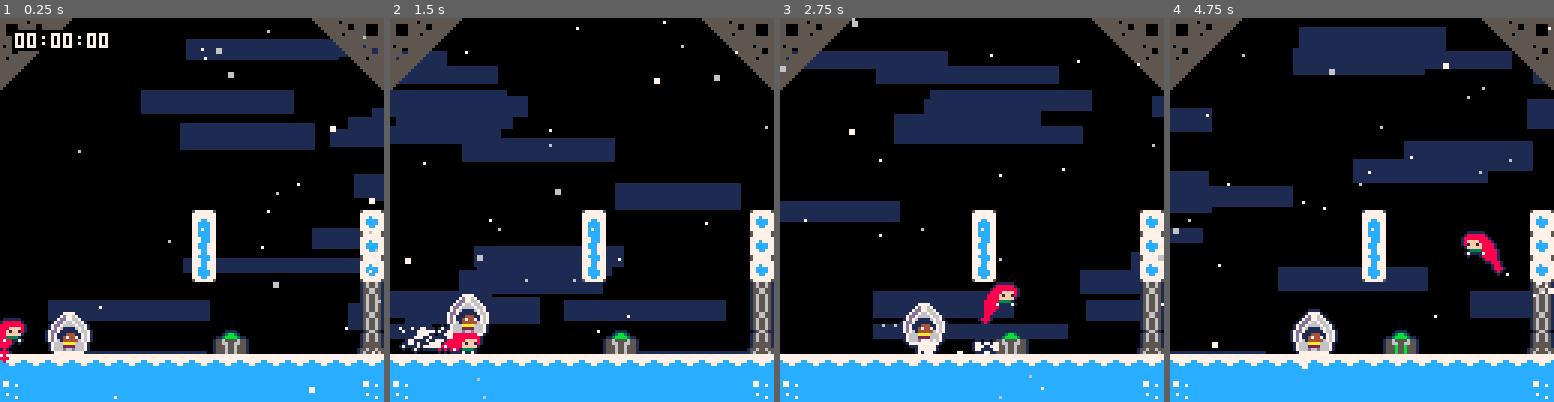
Above: before the commit, frames 1-4 (left to right).
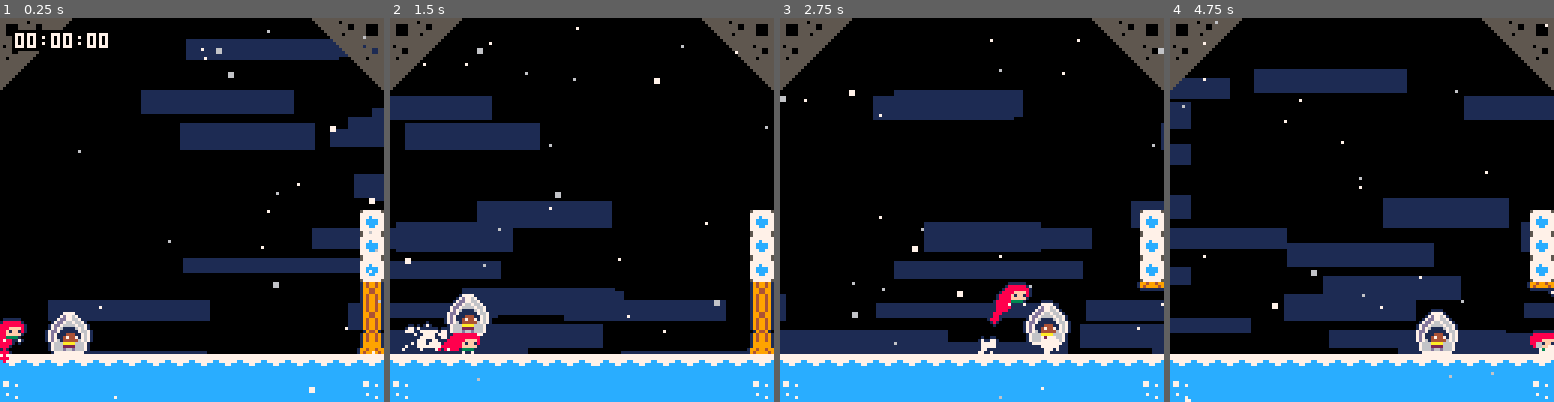
Above: after the commit, the same moments.

Repository: CelesteClassic/newleste.p8
Game: PICO-8 cartridge temple.p8
Two runs of this game, one before a commit and one after it. Both use one fixed random seed, a clock stepped at 60 frames per second and the inputs below.
Inputs:
- Up to frame 1 (0.25 s): no input
- Up to frame 2 (1.5 s): tap X (X key) at 0.33, 1.07 s; tap O (Z key) at 0.7 s
- Up to frame 3 (2.75 s): hold Right 1.6-2.1 s; tap O (Z key) at 1.7, 2.1, 2.5 s; tap X (X key) at 1.85 s; hold Up 2.15-2.42 s; hold Right from 2.47 s (still down)
- Up to frame 4 (4.75 s): tap O (Z key) every 0.4 s from 2.9 to 4.5 s; tap X (X key) at 2.97, 4.08 s; release Right at 3.03 s; hold Left 3.08-3.58 s; hold Down 3.63-3.97 s; hold Right 4.02-4.68 s; hold Up from 4.73 s (still down)

The runs differ from the first frame. In frame 1, 2.5% of the frame differs, in the area x 50-100%, y 50-88%; in frame 2, 23%; in frame 3, 28%; in frame 4, 36%, in the area x 0-100%, y 0-100%.

Commit message:
functional theo doors

Diff:
--- a/temple.p8
+++ b/temple.p8
@@ -1129,6 +1129,54 @@
     spr(70,this.x,this.y,1.75,1.75,this.flipx)
   end
 }
+
+theo_door={
+  layer=0,
+  init=function(this)
+    this.hitbox.h=22
+    this.ogy=this.y
+    this.state=0
+    this.solid_obj=true
+    this.delay=0
+  end,
+  update=function(this)
+    local theo_dist=10000
+    for o in all(objects) do
+      if o.type==theo_crystal then
+        theo_dist=(o.x-this.x)^2+(o.y-this.y)^2
+      end
+    end
+    if this.state==0 then -- closing/closed
+      this.spd.y=min(appr(this.spd.y,4,1.5),this.ogy-this.y)
+      if theo_dist<2300 then
+        this.state=1
+      end
+    elseif this.state==1 then
+      this.spd.y=max(appr(this.spd.y,-4,1.5),this.ogy-22-this.y)
+      if theo_dist>3500 then
+        this.state=0
+      end
+    end
+  end,
+  draw=function(this)
+
+    pal(5,9)
+    pal(6,4)
+    local x,oy,y=this.x,this.ogy,this.y
+    rectfill(x+2,oy,x+5,y+23,4)
+    if this.delay>0 then
+      pal(6,11)
+      rectfill(x+2,oy+max(this.delay-7,0)*3,x+5,y+23,11)
+    end
+    local o=(oy-y)
+    local o2=max(o-8,0)
+    sspr(16,40+o,8,8-o,x,y+o)
+    sspr(16,40+o2,8,16-o2,x,y+8+o2)
+    --spr(82,x,y+8+o,1,2-max((oy-y-8)/8,0),0)
+    pal()
+  end
+}
+
 psfx=function(num)
   if sfx_timer<=0 then
    sfx(num)
@@ -1153,6 +1201,7 @@
   [68]=dash_switch,
   [82]=switch_door,
   [70]=theo_crystal,
+  [98]=theo_door
 }
 
 -- [object functions]
@@ -1948,12 +1997,12 @@
 0000000000000000000000000000000000000000000000000000000000000000000000000000000000000000000000000000000000000000000000000000000000000000000000000000000000000000000000000000000000000000000000000000000000000000000000000000000000000000000000000000000000000000
 0000000000000000000000000000000000000000000000000000000000000000000000000000000000000000000000000000000000000000000000000000000000000000000000000000000000000000000000000000000000000000000000000000000000000000000000000000000000000000000000000000000000000000
 0000000000000000000000000000000000000000000000000000000000000000000000000000000000000000000000000000000000000000000000000000000000000000000000000000000000000000000000000000000000000000000000000000000000000000000000000000000000000000000000000000000000000000
-0000000000000000270000000000002000000000000000000000000000000000000000000000000000000000000000000000000000000000000000000000000000000000000000000000000000000000000000000000000000000000000000000000000000000000000000000000000000000000000000000000000000000000
-0000000000000000300000000000002000000000000000000000000000000000000000000000000000000000000000000000000000000000000000000000000000000000000000000000000000000000000000000000000000000000000000000000000000000000000000000000000000000000000000000000000000000000
-00000000000000003700000000000020000000000a0000000000000000000000000000000000000000000000000000000000000000000000000000000000000000000000000000000000000000000000000000000000000000000000000000000000000000000000000000000000000000000000000000000000000000000000
-0000000000000000000000000000005200000000000000000000000000000000000000000000000000000000000000000000000000000000000000000000000000000000000000000000000000000000000000000000000000000000000000000000000000000000000000000000000000000000000000000000000000000000
+0000000000000000000000000000002000000000000000000000000000000000000000000000000000000000000000000000000000000000000000000000000000000000000000000000000000000000000000000000000000000000000000000000000000000000000000000000000000000000000000000000000000000000
+0000000000000000000000000000002000000000000000000000000000000000000000000000000000000000000000000000000000000000000000000000000000000000000000000000000000000000000000000000000000000000000000000000000000000000000000000000000000000000000000000000000000000000
+00000000000000000000000000000020000000000a0000000000000000000000000000000000000000000000000000000000000000000000000000000000000000000000000000000000000000000000000000000000000000000000000000000000000000000000000000000000000000000000000000000000000000000000
+0000000000000000000000000000006200000000000000000000000000000000000000000000000000000000000000000000000000000000000000000000000000000000000000000000000000000000000000000000000000000000000000000000000000000000000000000000000000000000000000000000000000000000
 0000000000000000000000000000000000000000000000000000000000000000000000000000000000000000000000000000000000000000000000000000000000000000000000000000000000000000000000000000000000000000000000000000000000000000000000000000000000000000000000000000000000000000
-0100460000000000004400000000000001000000000000000000000000000000000000000000000000000000000000000000000000000000000000000000000000000000000000000000000000000000000000000000000000000000000000000000000000000000000000000000000000000000000000000000000000000000
+0100460000000000000000000000000001000000000000000000000000000000000000000000000000000000000000000000000000000000000000000000000000000000000000000000000000000000000000000000000000000000000000000000000000000000000000000000000000000000000000000000000000000000
 2222222222222222222222222222222223000000000000000000000000000000000000000000000000000000000000000000000000000000000000000000000000000000000000000000000000000000000000000000000000000000000000000000000000000000000000000000000000000000000000000000000000000000
 3825252525252525252525252525253826000000000000000000000000000000000000000000000000000000000000000000000000000000000000000000000000000000000000000000000000000000000000000000000000000000000000000000000000000000000000000000000000000000000000000000000000000000
 
